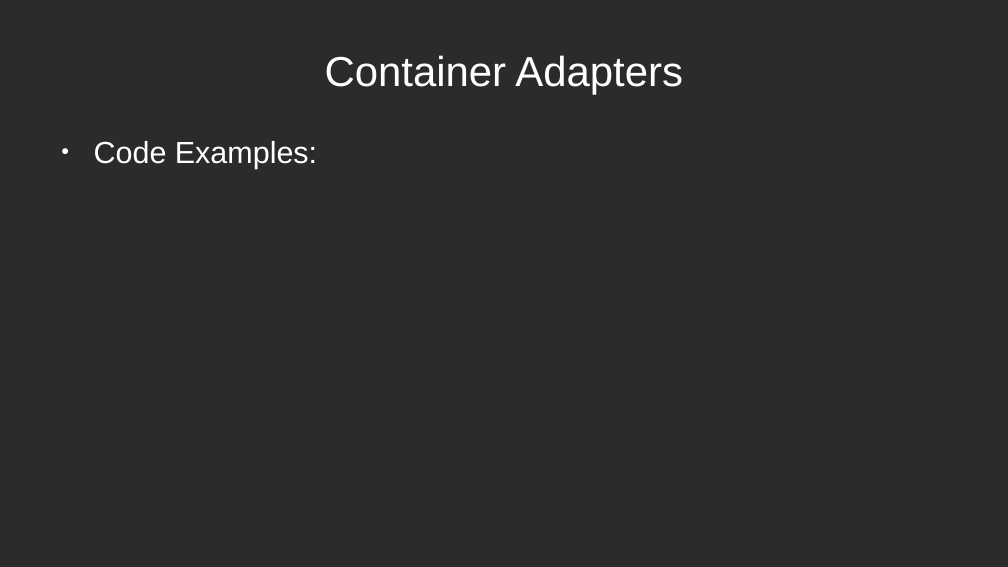
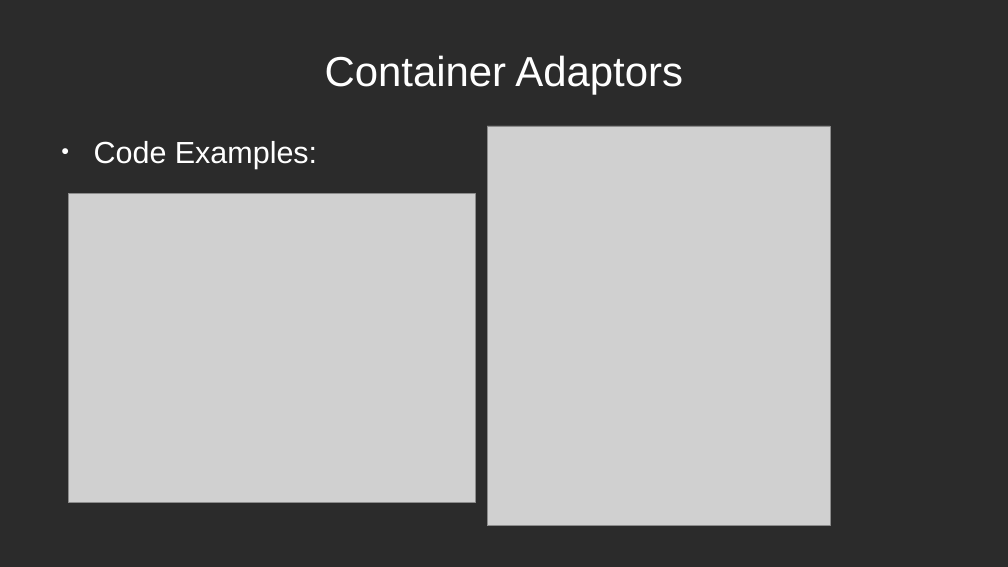
Before and after one commit to mleibeng/Crash-Course-CPP-11-17, a slide deck: slide 18 of Presentation/Crash Course.odp. Drawn at 1008x567 pixels with LibreOffice and Linux fonts; fonts in the diff are those of the drawing; grey boxes stand for pictures; background and template pictures are left out; a plain dark background stands for a picture behind light text. Boxes give left, top, right and bottom in pixels: in the first picture for what was removed or moved away, otherwise in the second. Text is boxed around its words. In the diff, an @@ line names an element or a change of style, - is before the commit and + after.

```diff
--- a/Presentation/Crash Course.odp
+++ b/Presentation/Crash Course.odp
@@ title at <box>325,55,683,95</box>: text changed @@
-Container Adapters
+Container Adaptors
@@ picture added at <box>488,126,831,526</box> @@
@@ picture added at <box>69,194,476,503</box> @@
```
Also in this commit, not shown: 7 other slides changed, 1 slide added, 1 other file.
